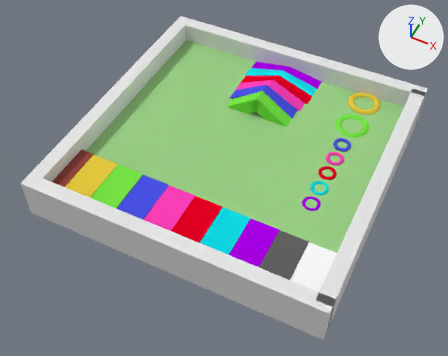
An edit to the Blender file blend_files/roboskel_playground/roboskel_playground.blend, drawn before and after from the same camera.
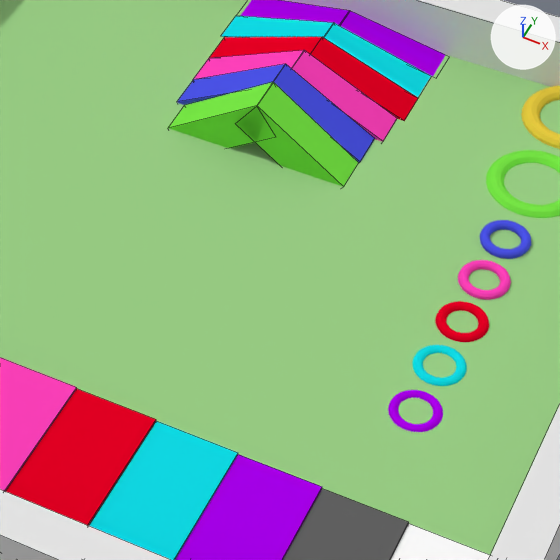
Each version appears first whole from a camera (50 mm lens) standing at (25.9, -56.4, 62.9) and looking at (-0.3, -4.1, -2.5), and next in a close-up on the part from 38% to 81% of the width and 18% to 72% of the height. Every picture has the same lights, and +X, +Y and +Z are marked at upper right. The close-ups show mesh edges as thin lines.
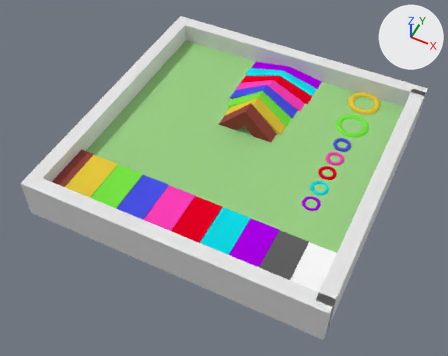
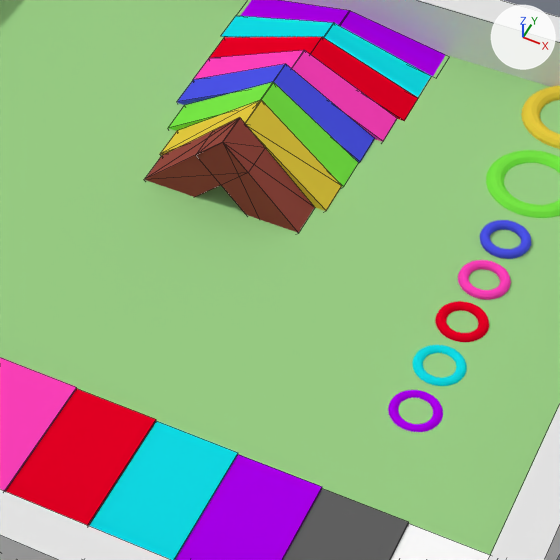
What differs and where, as boxes (x1, y1, x2, y2) in the close-ups (560 x 560 px):
'Cube_029', added (red)
    after: (197, 118, 315, 233)
'Cube_026', added (yellow)
    after: (245, 100, 342, 211)
'Cube_028', added
    after: (144, 118, 246, 197)
'Cube_027', added (yellow)
    after: (160, 100, 261, 155)

The change, as a list of edits to the scene's bpy script:
```text
Add mat_material_003_2:
    mat_material_003_2 = diffuse_material('Material_003')
    mat_material_003_2.base_color = (0.8, 0.595, 0.0506)  # yellow #e7cb40
Add mat_material_002_2:
    mat_material_002_2 = diffuse_material('Material_002')
    mat_material_002_2.base_color = (0.311, 0.0687, 0.0525)  # red #974a41
Add me_cube_000:
    me_cube_000.from_pydata(...)  # a box spanning x -1.0..1.0, y -1.0..1.0, z -1.0..1.0
    me_cube_000.materials.append(mat_material_003_2)  # yellow #e7cb40
Add me_cube_028:
    me_cube_028.from_pydata(...)  # a box spanning x -1.0..1.0, y -1.0..1.0, z -1.0..1.0
    me_cube_028.materials.append(mat_material_002_2)  # red #974a41
Add me_cube_029:
    me_cube_029.from_pydata(...)  # a box spanning x -1.0..1.0, y -1.0..1.0, z -1.0..1.0
    me_cube_029.materials.append(mat_material_002_2)  # red #974a41
Add ob_cube_026:
    ob_cube_026 = bpy.data.objects.new('Cube_026', me_cube_000)
    ob_cube_026.location = (1.45, 6.0, 1.2)
    ob_cube_026.rotation_euler = (0.0, 0.698, 0.0)  # degrees (0, 40, 0)
    ob_cube_026.scale = (3.0, 1.0, 1.0)
Add ob_cube_027:
    ob_cube_027 = bpy.data.objects.new('Cube_027', me_cube_000.copy())
    ob_cube_027.location = (-1.89, 6.0, 1.2)
    ob_cube_027.rotation_euler = (0.0, 0.698, -3.142)  # degrees (0, 40, -180)
    ob_cube_027.scale = (3.0, 1.0, 1.0)
Add ob_cube_028:
    ob_cube_028 = bpy.data.objects.new('Cube_028', me_cube_028)
    ob_cube_028.location = (-1.89, 4.0, 1.4)
    ob_cube_028.rotation_euler = (0.0, 0.785, -3.142)  # degrees (0, 45, -180)
    ob_cube_028.scale = (3.0, 1.0, 1.0)
Add ob_cube_029:
    ob_cube_029 = bpy.data.objects.new('Cube_029', me_cube_029)
    ob_cube_029.location = (0.96, 4.0, 1.4)
    ob_cube_029.rotation_euler = (0.0, 0.785, 0.0)  # degrees (0, 45, 0)
    ob_cube_029.scale = (3.0, 1.0, 1.0)
```
